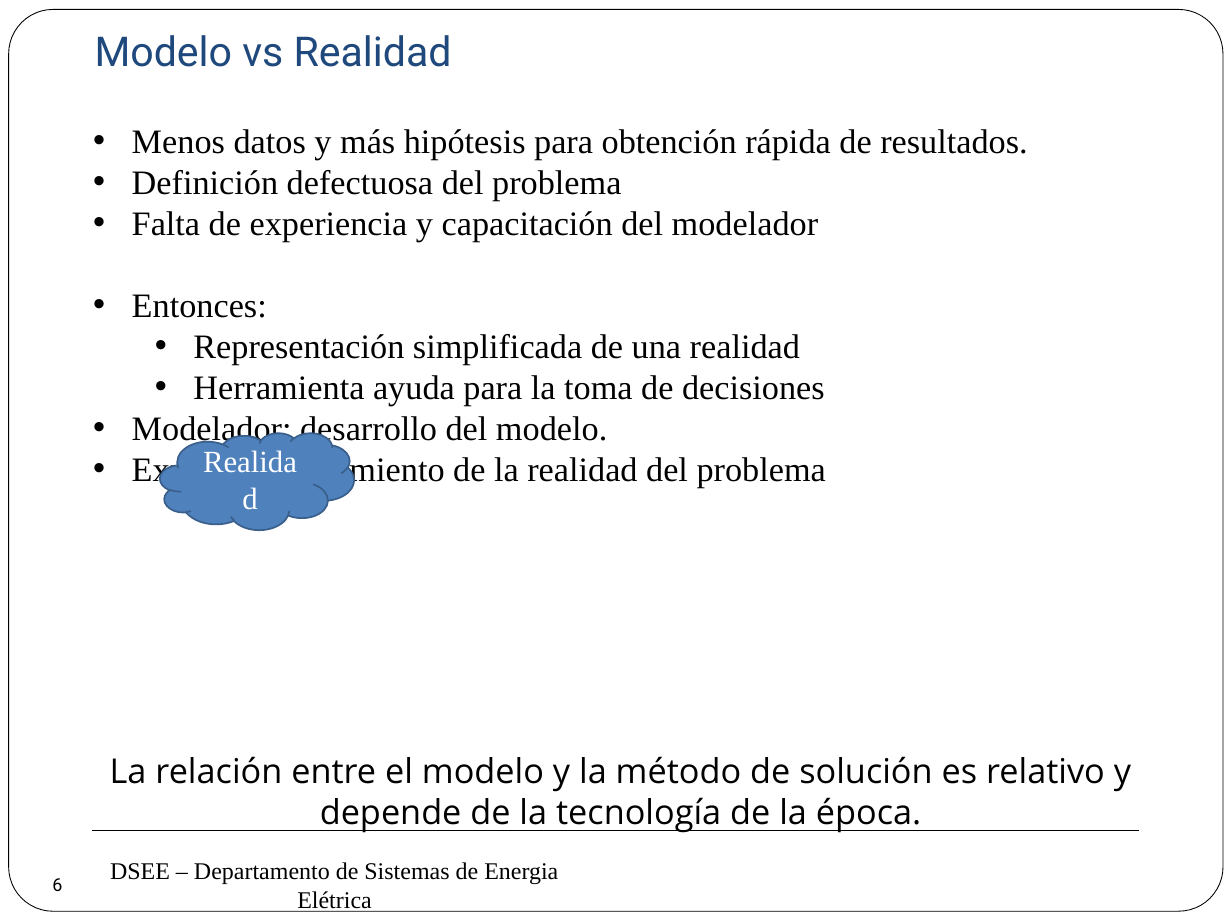
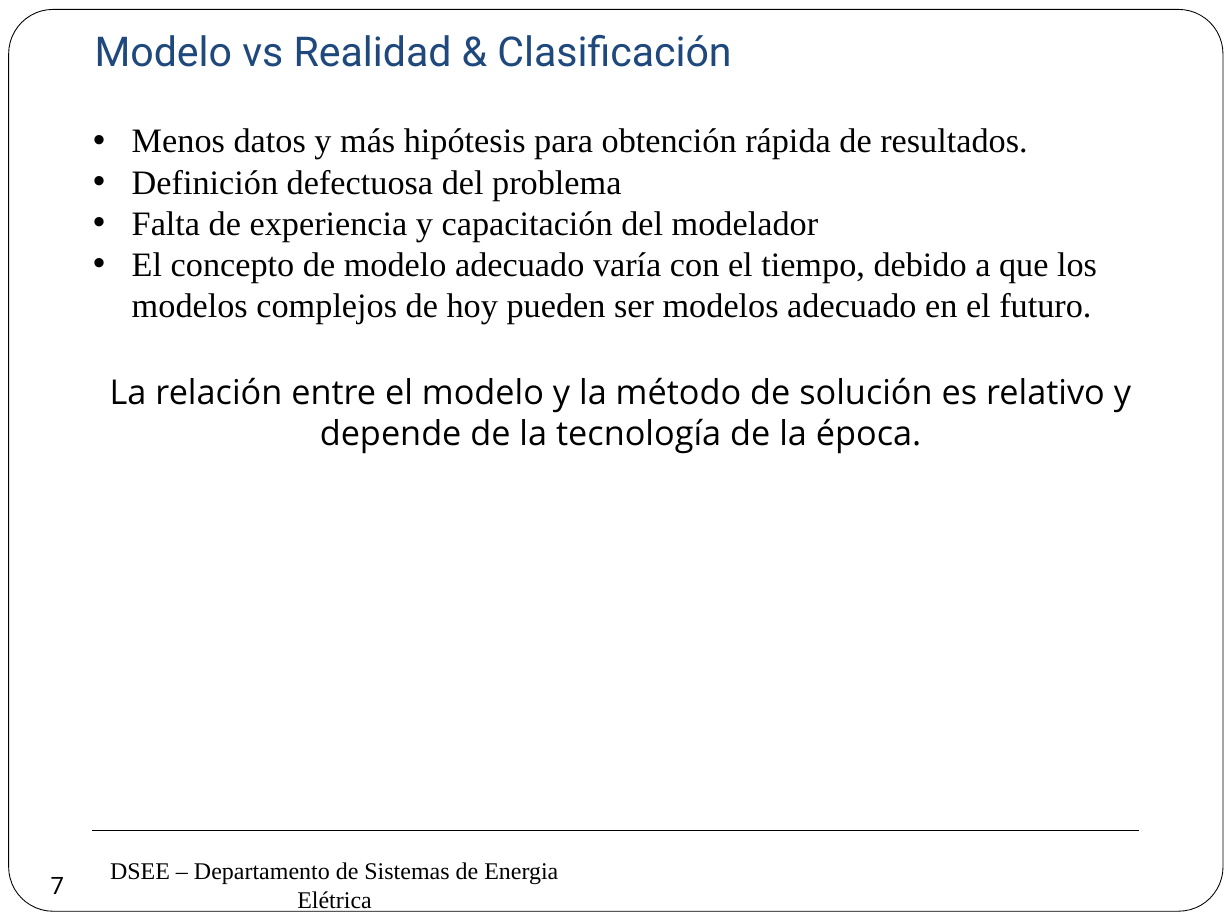
Before and after one commit to erikfilias/Power-Systems-Optimization-using-Julia-Language, a slide deck: slide 7 of 1. Lectures/Introducción a la Optimización aplicada a Sistemas de Energía Eléctrica/Dia 1/2. Modelamiento & Optimización.pptx (slide 6 before the commit). Drawn at 1232x924 pixels with LibreOffice and Linux fonts; fonts in the diff are those of the drawing; background and template pictures are left out. Boxes give left, top, right and bottom in pixels: in the first picture for what was removed or moved away, otherwise in the second. Text is boxed around its words. In the diff, an @@ line names an element or a change of style, - is before the commit and + after.

```diff
--- a/1. Lectures/Introducción a la Optimización aplicada a Sistemas de Energía Eléctrica/Dia 1/2. Modelamiento & Optimización.pptx
+++ b/1. Lectures/Introducción a la Optimización aplicada a Sistemas de Energía Eléctrica/Dia 1/2. Modelamiento & Optimización.pptx
@@ text at (95,34,731,67): text changed @@
-Modelo vs Realidad
+Modelo vs Realidad & Clasificación
@@ text at (132,252,1097,324): text changed @@
-• Entonces:
-  • Representación simplificada de una realidad
-  • Herramienta ayuda para la toma de decisiones
-• Modelador: desarrollo del modelo.
-• Experto: conocimiento de la realidad del problema
+• El concepto de modelo adecuado varía con el tiempo, debido a que los modelos complejos de hoy pueden ser modelos adecuado en el futuro.
@@ text "La relación entre el modelo ...": place and size @@
-text "La relación entre el modelo ..." at (110,756,1131,833)
+text "La relación entre el modelo ..." at (110,377,1131,454)
@@ cloud removed at (160,432,354,530) @@
-Realidad
@@ page number at (51,877,64,894): text changed; size 10.5 to 14 pt @@
-6
+7
```
Also in this commit, not shown: 2 slides added.
